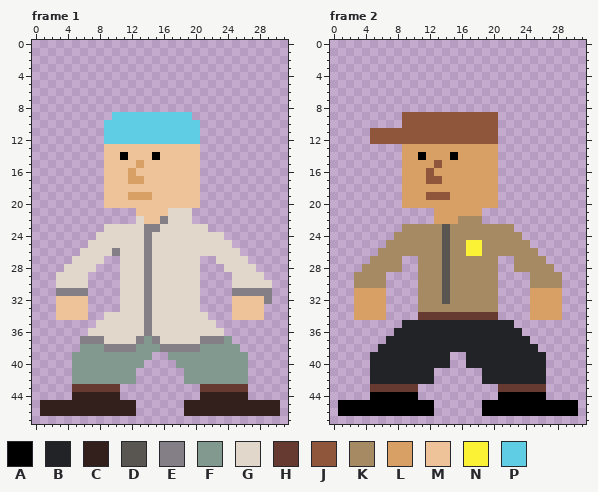
Two states of a pixel-art file, assets/art/humans_mid.aseprite. The picture above was drawn from the file before the commit.
32x48 pixels, 10 frames. Shown: frame 1, frame 2. The commit also changed other frames, which this record leaves out.
Palette (. is transparent): A #000000  B #222326  C #331f1c  D #595652  E #847e87  F #82998f  G #e1d8cb  H #663931  J #8f563b  K #a68a64  L #d9a066  M #eec39a  N #fbf236  P #5fcde4
The same view after the edit:
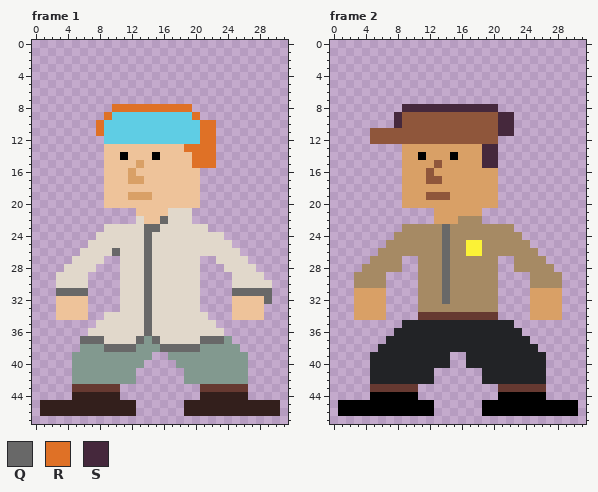
Colours new in this view: Q #686868  R #df7126  S #45283c
From old to new:
{"change": "layer \"Hair\" now shown"}
{"colour":"E","old":"#847e87","new":"#9c9a9a"}
{"where": "frame 1, layers \"Shirt\", \"Hair\""}
{"frame":1,"y":8,"x":10,"old":"..........","new":"RRRRRRRRRR"}
{"frame":1,"y":9,"x":9,"old":".","new":"R"}
{"frame":1,"y":9,"x":20,"old":".","new":"R"}
{"frame":1,"y":10,"x":8,"old":".","new":"R"}
{"frame":1,"y":10,"x":21,"old":"..","new":"RR"}
{"frame":1,"y":11,"x":8,"old":".","new":"R"}
{"frame":1,"y":11,"x":21,"old":"..","new":"RR"}
{"frame":1,"y":12,"x":21,"old":"..","new":"RR"}
{"frame":1,"y":13,"x":19,"old":"MM..","new":"RRRR"}
{"frame":1,"y":14,"x":20,"old":"M..","new":"RRR"}
{"frame":1,"y":15,"x":20,"old":"M..","new":"RRR"}
{"frame":1,"y":22,"x":16,"old":"E","new":"Q"}
{"frame":1,"y":23,"x":14,"old":"EE","new":"QQ"}
{"frame":1,"y":24,"x":14,"old":"E","new":"Q"}
{"frame":1,"y":25,"x":14,"old":"E","new":"Q"}
{"frame":1,"y":26,"x":10,"old":"E","new":"Q"}
{"frame":1,"y":26,"x":14,"old":"E","new":"Q"}
{"frame":1,"y":27,"x":14,"old":"E","new":"Q"}
{"frame":1,"y":28,"x":14,"old":"E","new":"Q"}
{"frame":1,"y":29,"x":14,"old":"E","new":"Q"}
{"frame":1,"y":30,"x":14,"old":"E","new":"Q"}
{"frame":1,"y":31,"x":3,"old":"EEEE","new":"QQQQ"}
{"frame":1,"y":31,"x":14,"old":"E","new":"Q"}
{"frame":1,"y":31,"x":25,"old":"EEEEE","new":"QQQQQ"}
{"frame":1,"y":32,"x":14,"old":"E","new":"Q"}
{"frame":1,"y":32,"x":29,"old":"E","new":"Q"}
{"frame":1,"y":33,"x":14,"old":"E","new":"Q"}
{"frame":1,"y":34,"x":14,"old":"E","new":"Q"}
{"frame":1,"y":35,"x":14,"old":"E","new":"Q"}
{"frame":1,"y":36,"x":14,"old":"E","new":"Q"}
{"frame":1,"y":37,"x":6,"old":"EEE","new":"QQQ"}
{"frame":1,"y":37,"x":13,"old":"E","new":"Q"}
{"frame":1,"y":37,"x":15,"old":"E","new":"Q"}
{"frame":1,"y":37,"x":21,"old":"EEE","new":"QQQ"}
{"frame":1,"y":38,"x":9,"old":"EEEE","new":"QQQQ"}
{"frame":1,"y":38,"x":16,"old":"EEEEE","new":"QQQQQ"}
{"where": "frame 2, layers \"Shirt\", \"Hair\""}
{"frame":2,"y":8,"x":9,"old":"............","new":"SSSSSSSSSSSS"}
{"frame":2,"y":9,"x":8,"old":".","new":"S"}
{"frame":2,"y":9,"x":21,"old":"..","new":"SS"}
{"frame":2,"y":10,"x":8,"old":".","new":"S"}
{"frame":2,"y":10,"x":21,"old":"..","new":"SS"}
{"frame":2,"y":11,"x":21,"old":"..","new":"SS"}
{"frame":2,"y":13,"x":19,"old":"LL","new":"SS"}
{"frame":2,"y":14,"x":19,"old":"LL","new":"SS"}
{"frame":2,"y":15,"x":19,"old":"LL","new":"SS"}
{"frame":2,"y":23,"x":14,"old":"D","new":"Q"}
{"frame":2,"y":24,"x":14,"old":"D","new":"Q"}
{"frame":2,"y":25,"x":14,"old":"D","new":"Q"}
{"frame":2,"y":26,"x":14,"old":"D","new":"Q"}
{"frame":2,"y":27,"x":14,"old":"D","new":"Q"}
{"frame":2,"y":28,"x":14,"old":"D","new":"Q"}
{"frame":2,"y":29,"x":14,"old":"D","new":"Q"}
{"frame":2,"y":30,"x":14,"old":"D","new":"Q"}
{"frame":2,"y":31,"x":14,"old":"D","new":"Q"}
{"frame":2,"y":32,"x":14,"old":"D","new":"Q"}
{"label":"changed","picture_box":[96,104,216,168]}
{"label":"changed","picture_box":[56,216,224,352]}
{"label":"changed","picture_box":[232,288,272,304]}
{"label":"changed","picture_box":[394,104,514,168]}
{"label":"changed","picture_box":[442,224,450,304]}
